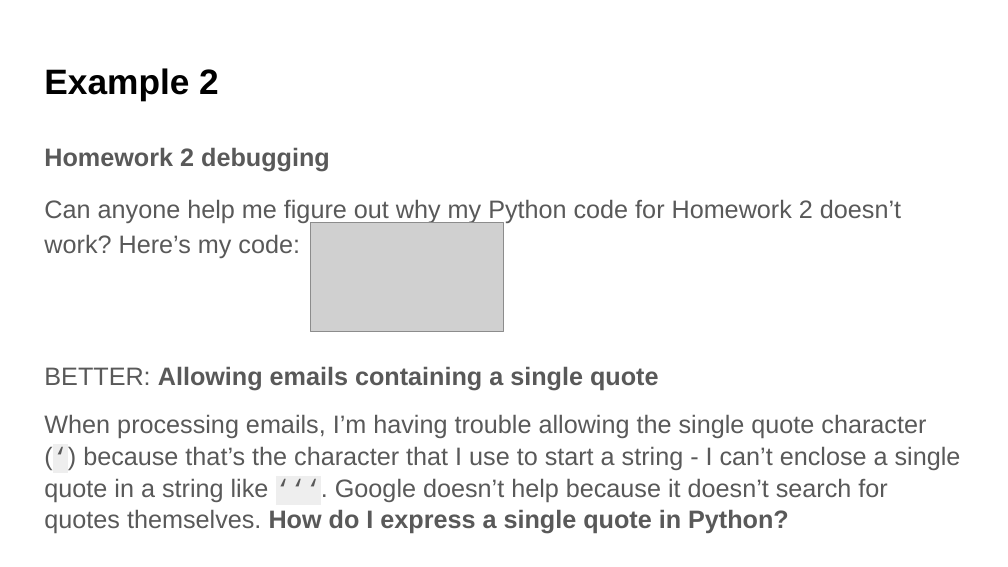
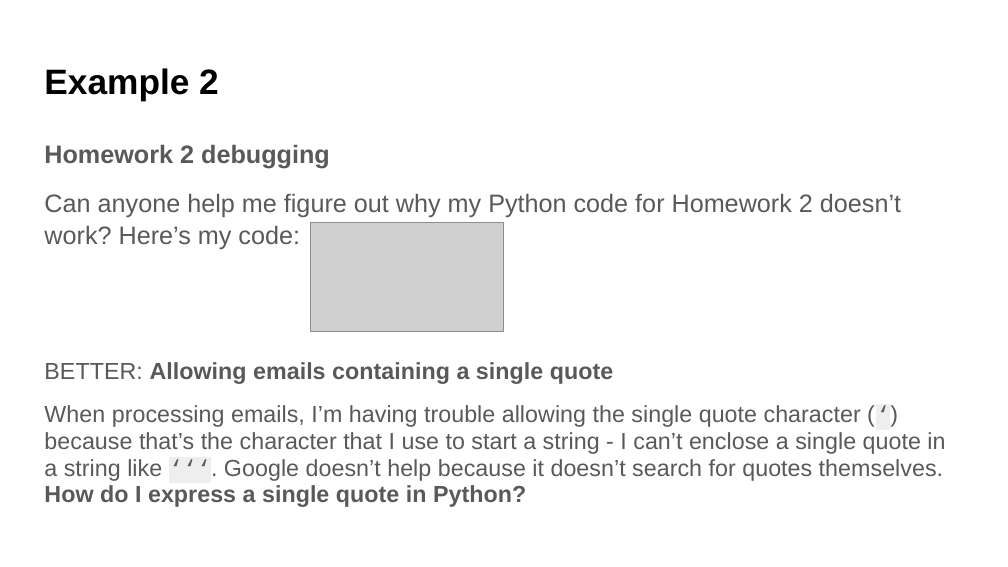
Before and after one commit to UWDATA515/lecture-materials, a slide deck: slide 17 of 01/DATA515_01_AskingQuestions.pptx (slide 15 before the commit). Drawn at 1008x567 pixels with LibreOffice and Linux fonts; fonts in the diff are those of the drawing; grey boxes stand for pictures; background and template pictures are left out. Boxes give left, top, right and bottom in pixels: in the first picture for what was removed or moved away, otherwise in the second. Text is boxed around its words. In the diff, an @@ line names an element or a change of style, - is before the commit and + after.

```diff
--- a/01/DATA515_01_AskingQuestions.pptx
+++ b/01/DATA515_01_AskingQuestions.pptx
@@ text "Homework 2 debugging" at (44, 144, 901, 249): line spacing 1.15 to 1.05 @@
@@ text "BETTER: Allowing emails containing a ..." at (44, 362, 945, 507): size 18 to 16.6 pt; line spacing 1.05 to 0.95 @@
```
Also in this commit, not shown: 9 other slides changed, 3 slides added, 3 other files.
